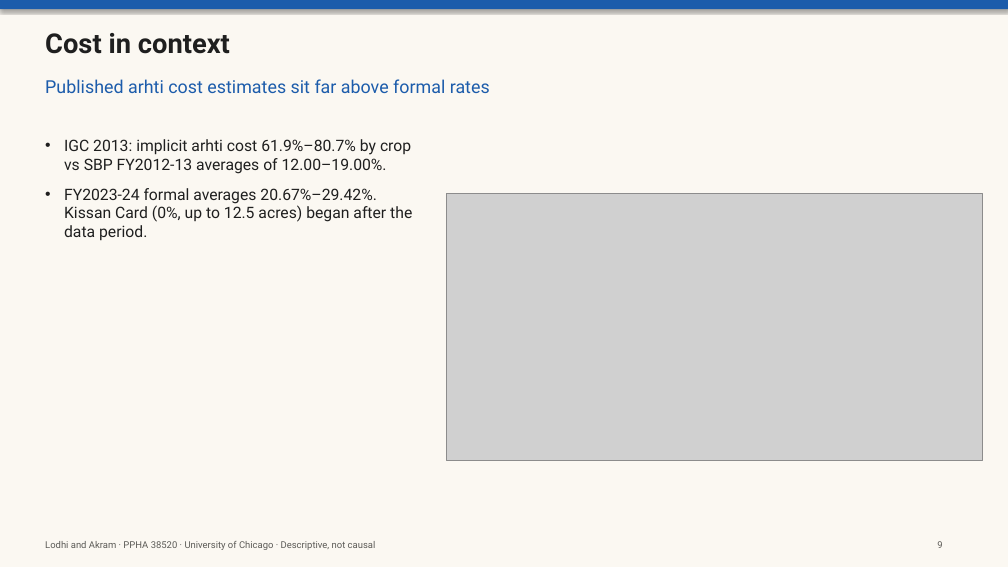
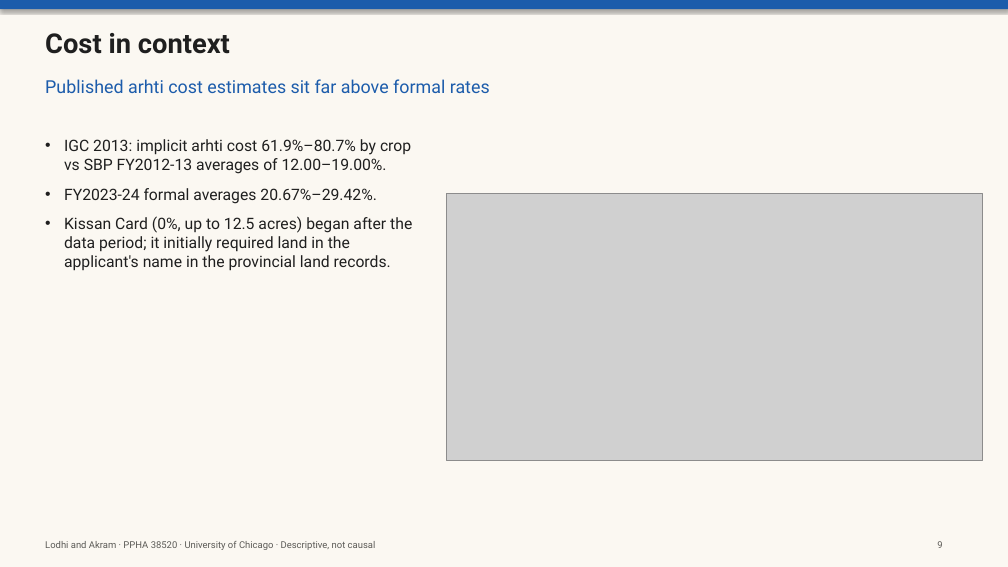
Before and after one commit to ahmedrazakhanlodhi/arhti-project, a slide deck: slide 9 of outputs/slides/arhti_slides.pptx. Drawn at 1008x567 pixels with LibreOffice and Linux fonts; fonts in the diff are those of the drawing; grey boxes stand for pictures. Boxes give left, top, right and bottom in pixels: in the first picture for what was removed or moved away, otherwise in the second. Text is boxed around its words. In the diff, an @@ line names an element or a change of style, - is before the commit and + after.

```diff
--- a/outputs/slides/arhti_slides.pptx
+++ b/outputs/slides/arhti_slides.pptx
@@ text at <box>64,188,412,271</box>: text changed @@
-• FY2023-24 formal averages 20.67%–29.42%. Kissan Card (0%, up to 12.5 acres) began after the data period.
+• FY2023-24 formal averages 20.67%–29.42%.
+• Kissan Card (0%, up to 12.5 acres) began after the data period; it initially required land in the applicant's name in the provincial land records.
```
Also in this commit, not shown: 3 other slides changed, 13 other files.
